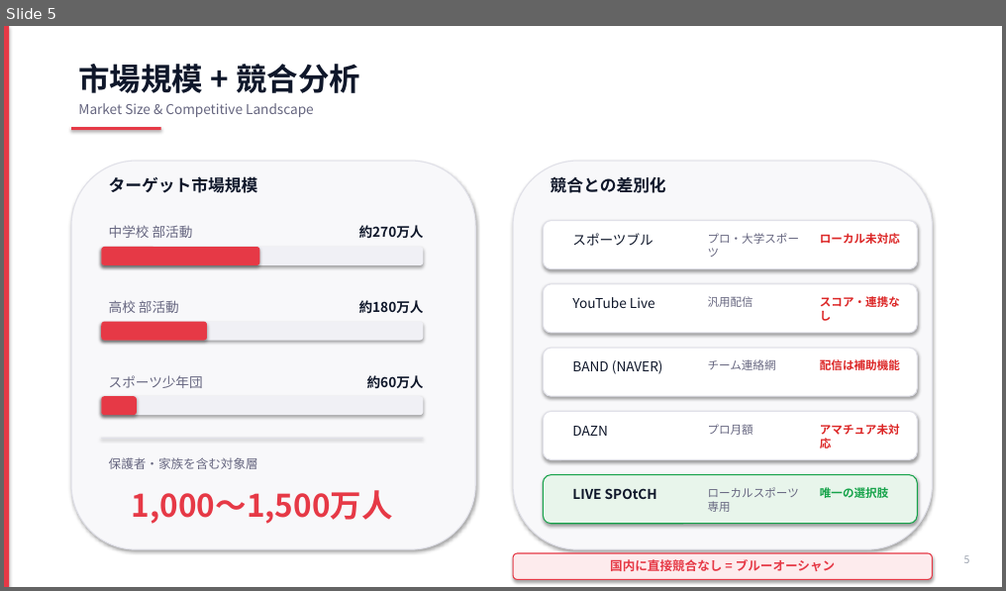
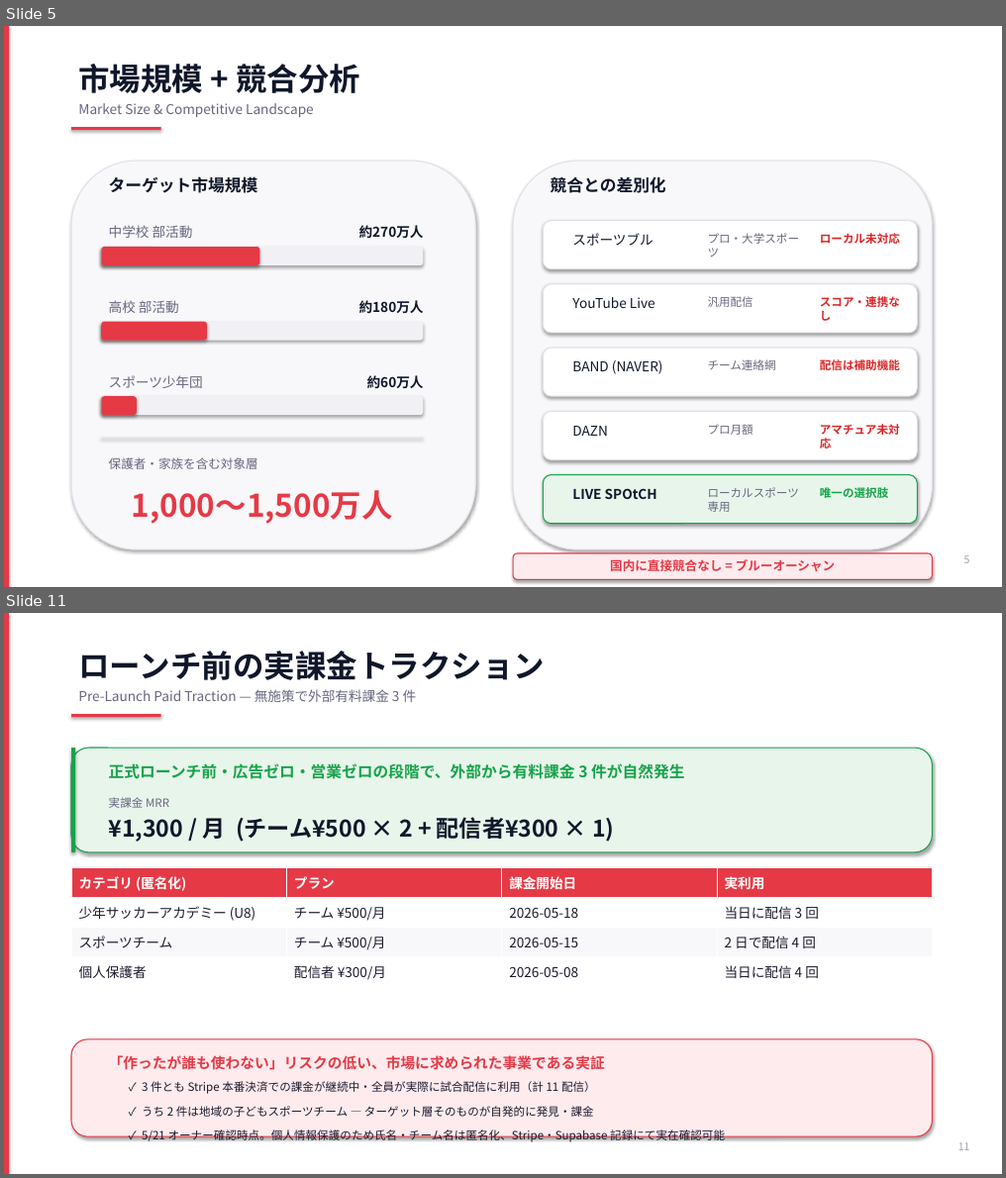
Before and after one commit to LIN-NAH-Yuki-Harada/sports-streaming-app, a slide deck: docs/LIVE_SPOtCH_事業計画書.pptx. Shown one above the other, each under a label of ours: slide 5 before the commit, slides 5 and 11 after it; the slides between them are not shown. The pictures are 1006x591 and 1006x1178 pixels, drawn with LibreOffice and Linux fonts; fonts in the diff are those of the drawing. Boxes give left, top, right and bottom in pixels: in the first picture for what was removed or moved away, otherwise in the second. Text is boxed around its words. In the diff, an @@ line names an element or a change of style, - is before the commit and + after.

```diff
--- a/docs/LIVE_SPOtCH_事業計画書.pptx
+++ b/docs/LIVE_SPOtCH_事業計画書.pptx
@@ slide 11 added at [4,613,1002,1174], background #FFFFFF @@
@@ rectangle added at [4,613,9,1174], fill #E63946 @@
@@ text added at [78,651,545,680], 30 pt, text #0F172A, bold @@
+ローンチ前の実課金トラクション
@@ text added at [78,689,417,702], 13 pt, text #666680 @@
+Pre-Launch Paid Traction — 無施策で外部有料課金 3 件
@@ rectangle added at [71,714,161,717], fill #E63946 @@
@@ rounded rectangle added at [71,748,933,853], fill #E8F5EB, outline #16A34A 1 pt @@
@@ rectangle added at [71,748,76,853], fill #16A34A @@
@@ text added at [109,763,684,779], 15 pt, text #16A34A, bold @@
+正式ローンチ前・広告ゼロ・営業ゼロの段階で、外部から有料課金 3 件が自然発生
@@ text added at [109,797,614,842], 22 pt, text #0F172A, bold @@
+実課金 MRR
+¥1,300 / 月 (チーム¥500 × 2 + 配信者¥300 × 1)
@@ table added at [71,867,934,987], 4 rows, 4 columns @@
+カテゴリ (匿名化) | プラン | 課金開始日 | 実利用
+少年サッカーアカデミー (U8) | チーム ¥500/月 | 2026-05-18 | 当日に配信 3 回
+スポーツチーム | チーム ¥500/月 | 2026-05-15 | 2 日で配信 4 回
+個人保護者 | 配信者 ¥300/月 | 2026-05-08 | 当日に配信 4 回
@@ rounded rectangle added at [71,1040,933,1137], fill #FDEBED, outline #E63946 1 pt @@
@@ text added at [109,1056,605,1070], 14 pt, text #E63946, bold @@
+「作ったが誰も使わない」リスクの低い、市場に求められた事業である実証
@@ text added at [142,1081,596,1094], 11 pt, text #1A1A2E @@
+✓ 3 件とも Stripe 本番決済での課金が継続中・全員が実際に試合配信に利用（計 11 配信）
@@ text added at [142,1106,594,1117], 11 pt, text #1A1A2E @@
+✓ うち 2 件は地域の子どもスポーツチーム — ターゲット層そのものが自発的に発見・課金
@@ text added at [142,1130,725,1144], 11 pt, text #1A1A2E @@
+✓ 5/21 オーナー確認時点。個人情報保護のため氏名・チーム名は匿名化、Stripe・Supabase 記録にて実在確認可能
@@ text added at [958,1143,970,1151], 10 pt, text #9CA3AF @@
+11
```
Also in this commit, not shown: 9 slides changed, 1 other slide added, 5 other files.
